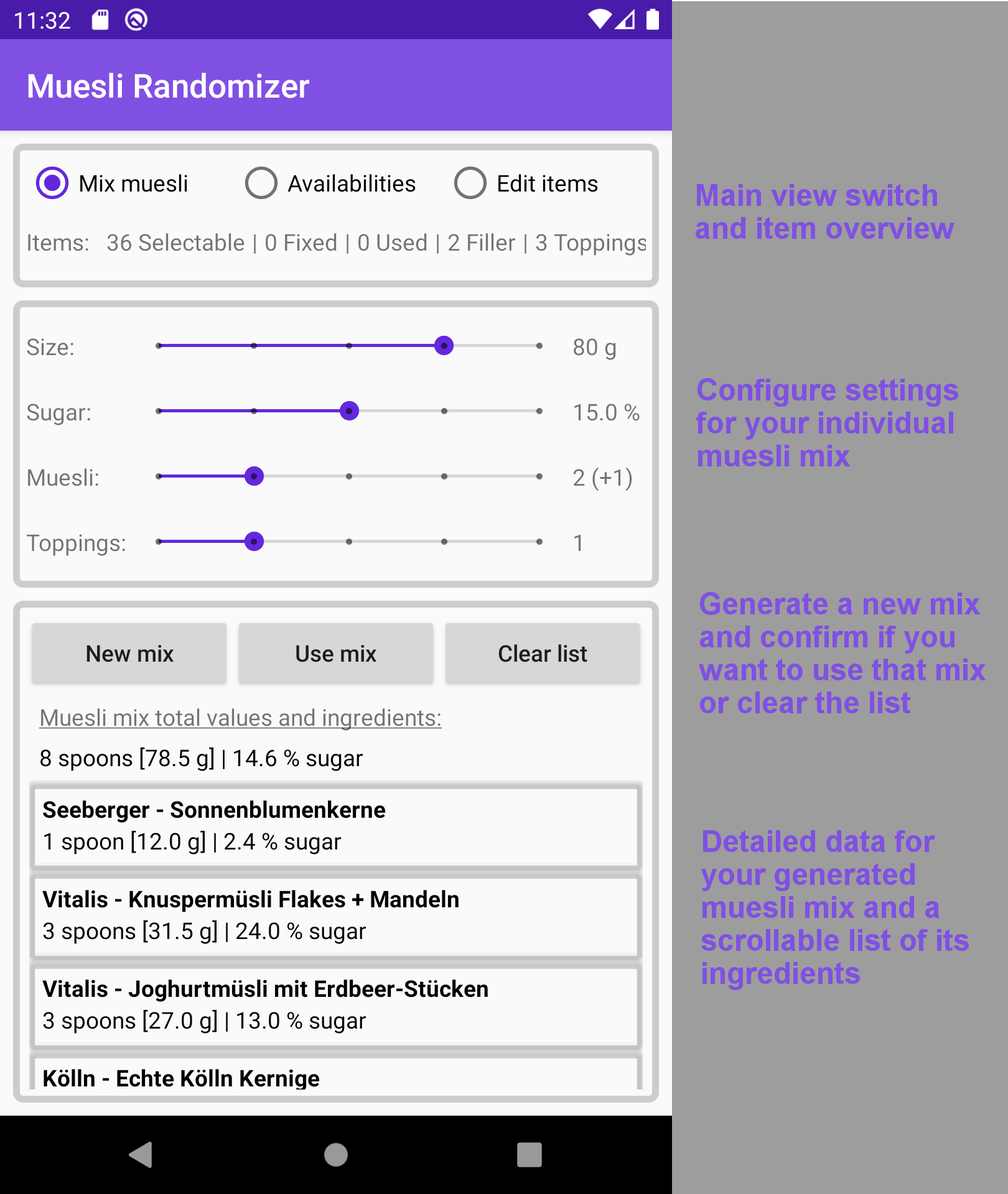
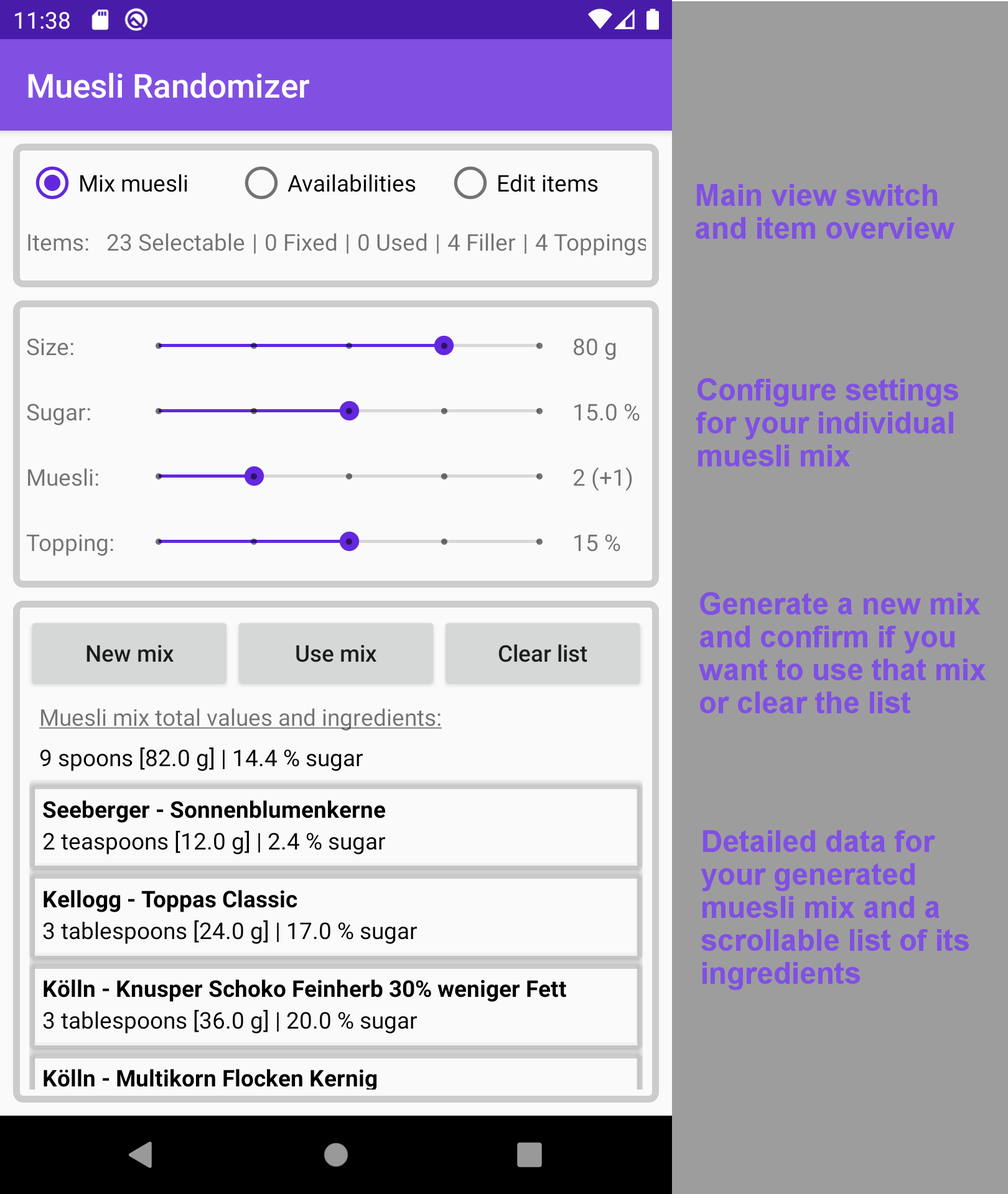
Comparing the layer stacks of the two 1008 × 1194 images. Changes:
painted on "Screenshot_1629804725.png" over box(39, 11, 621, 1090)
